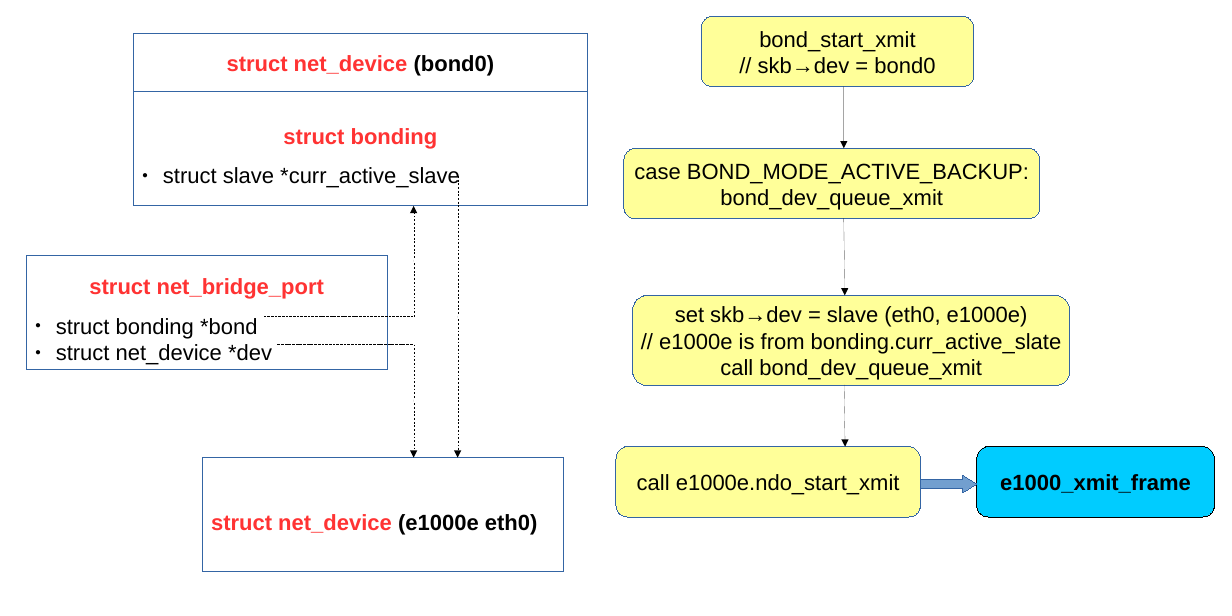
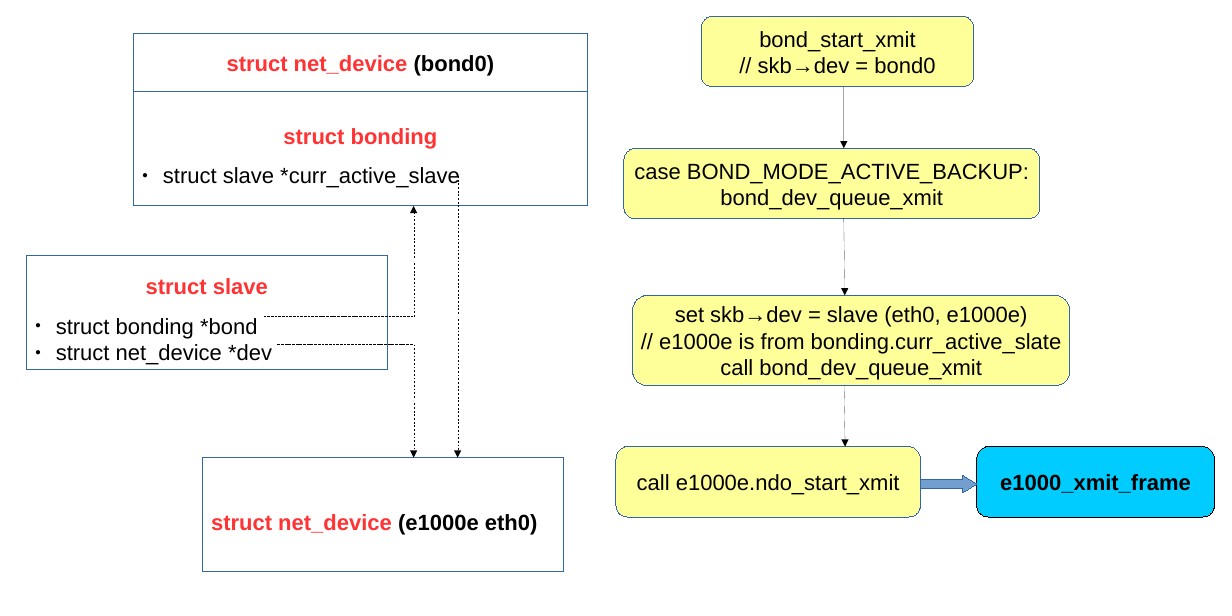
Before and after one commit to finallyjustice/xen-networking, a slide deck: slide 1 of figures/bridge_to_bond.odp. Drawn at 1232x616 pixels with LibreOffice and Linux fonts; fonts in the diff are those of the drawing. Boxes give left, top, right and bottom in pixels: in the first picture for what was removed or moved away, otherwise in the second. Text is boxed around its words. In the diff, an @@ line names an element or a change of style, - is before the commit and + after.

```diff
--- a/figures/bridge_to_bond.odp
+++ b/figures/bridge_to_bond.odp
@@ text in rectangle at (146, 278, 268, 295): text changed @@
-struct net_bridge_port
+struct slave
```
Also in this commit, not shown: 4 other files.
